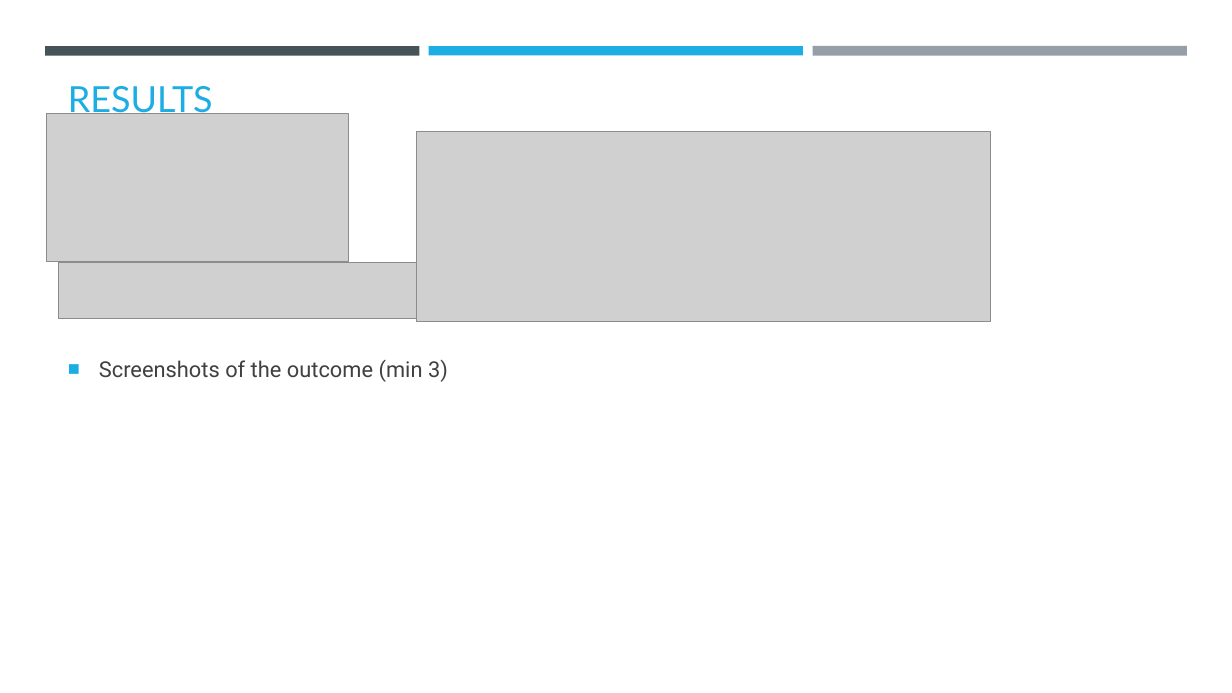
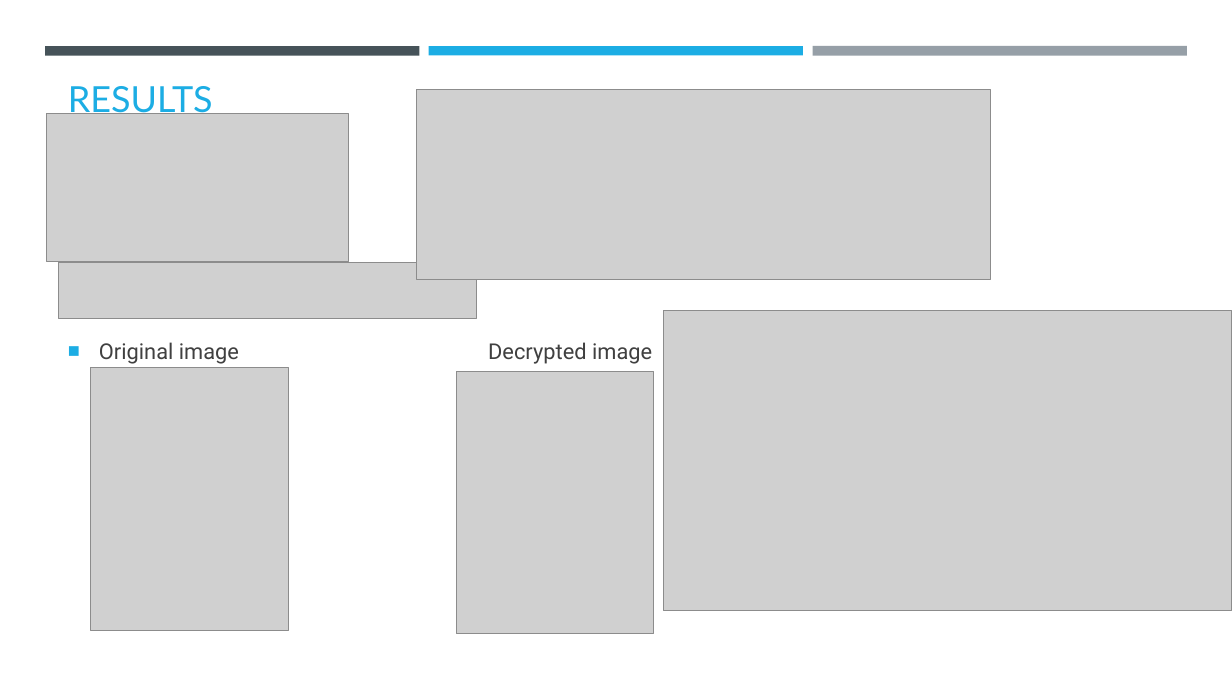
Before and after one commit to Ajayrathod0703/ajay-code, a slide deck: slide 7 of AICTE PPT.pptx. Drawn at 1232x693 pixels with LibreOffice and Linux fonts; fonts in the diff are those of the drawing; grey boxes stand for pictures; background and template pictures are left out. Boxes give left, top, right and bottom in pixels: in the first picture for what was removed or moved away, otherwise in the second. Text is boxed around its words. In the diff, an @@ line names an element or a change of style, - is before the commit and + after.

```diff
--- a/AICTE PPT.pptx
+++ b/AICTE PPT.pptx
@@ picture: place and size @@
-picture at <box>416,131,990,322</box>
+picture at <box>416,90,990,280</box>
@@ picture added at <box>664,311,1232,611</box> @@
@@ text at <box>99,342,652,364</box>: text changed @@
-■ Screenshots of the outcome (min 3)
+■ Original image Decrypted image
@@ picture added at <box>91,368,288,630</box> @@
@@ picture added at <box>457,372,654,634</box> @@
```
